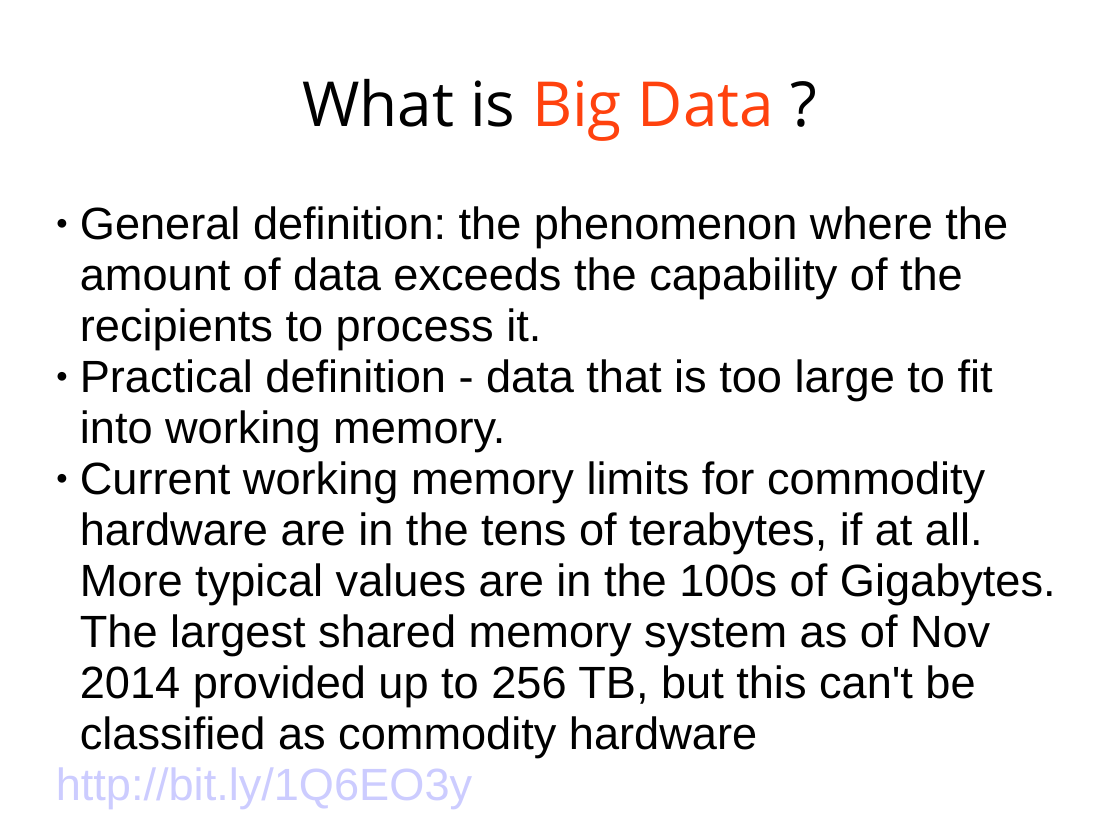
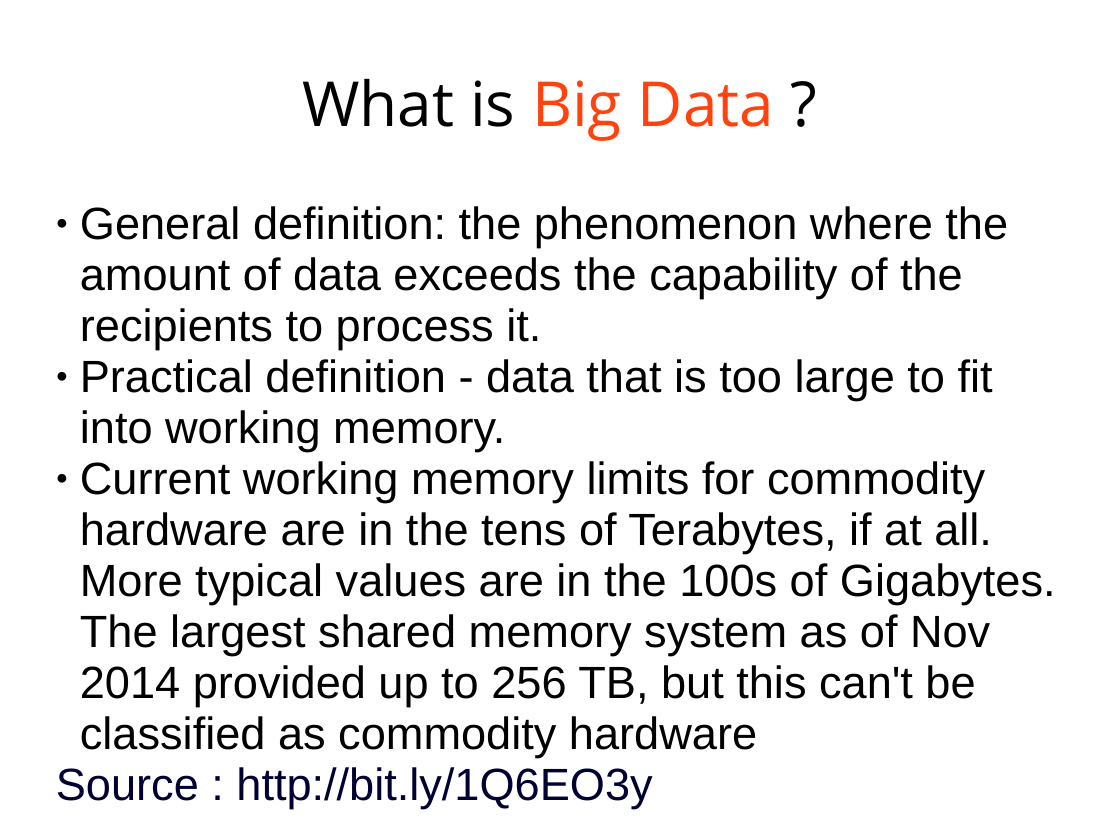
Before and after one commit to femibyte/intro_datascience_python, a slide deck: slide 8 of IntroToDataScienceUsingPython.pptx. Drawn at 1120x840 pixels with LibreOffice and Linux fonts; fonts in the diff are those of the drawing. Boxes give left, top, right and bottom in pixels: in the first picture for what was removed or moved away, otherwise in the second. Text is boxed around its words. In the diff, an @@ line names an element or a change of style, - is before the commit and + after.

```diff
--- a/IntroToDataScienceUsingPython.pptx
+++ b/IntroToDataScienceUsingPython.pptx
@@ text at [56,461,1056,809]: text changed @@
-● Current working memory limits for commodity hardware are in the tens of terabytes, if at all. More typical values are in the 100s of Gigabytes. The largest shared memory system as of Nov 2014 provided up to 256 TB, but this can't be classified as commodity hardware
-http://bit.ly/1Q6EO3y
+● Current working memory limits for commodity hardware are in the tens of Terabytes, if at all. More typical values are in the 100s of Gigabytes. The largest shared memory system as of Nov 2014 provided up to 256 TB, but this can't be classified as commodity hardware
+Source : http://bit.ly/1Q6EO3y
```
Also in this commit, not shown: 7 other slides changed, 1 slide added.
